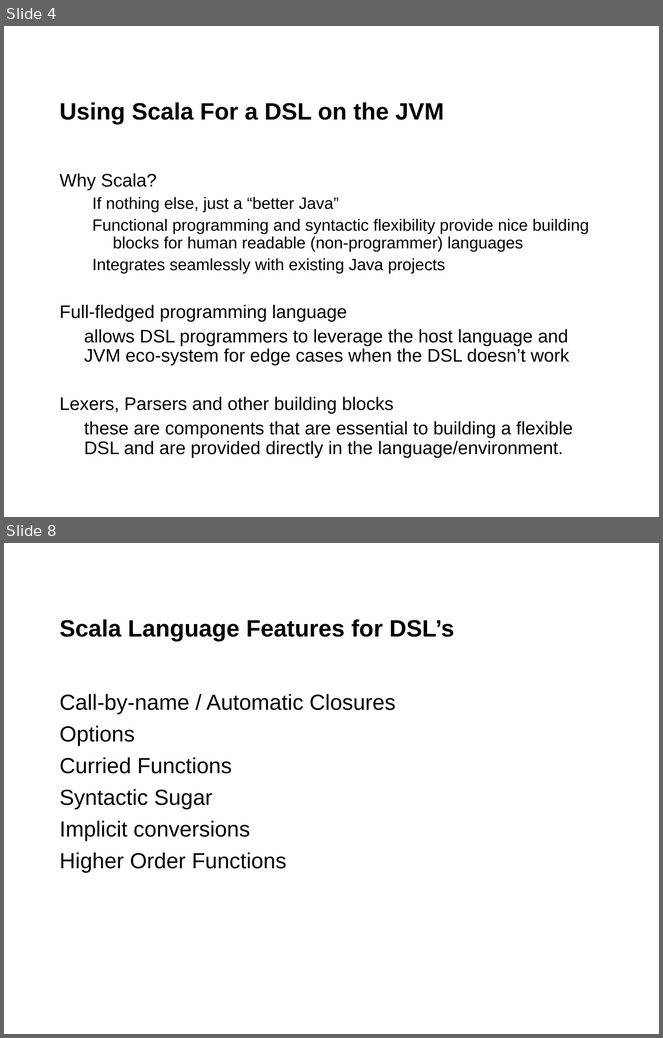
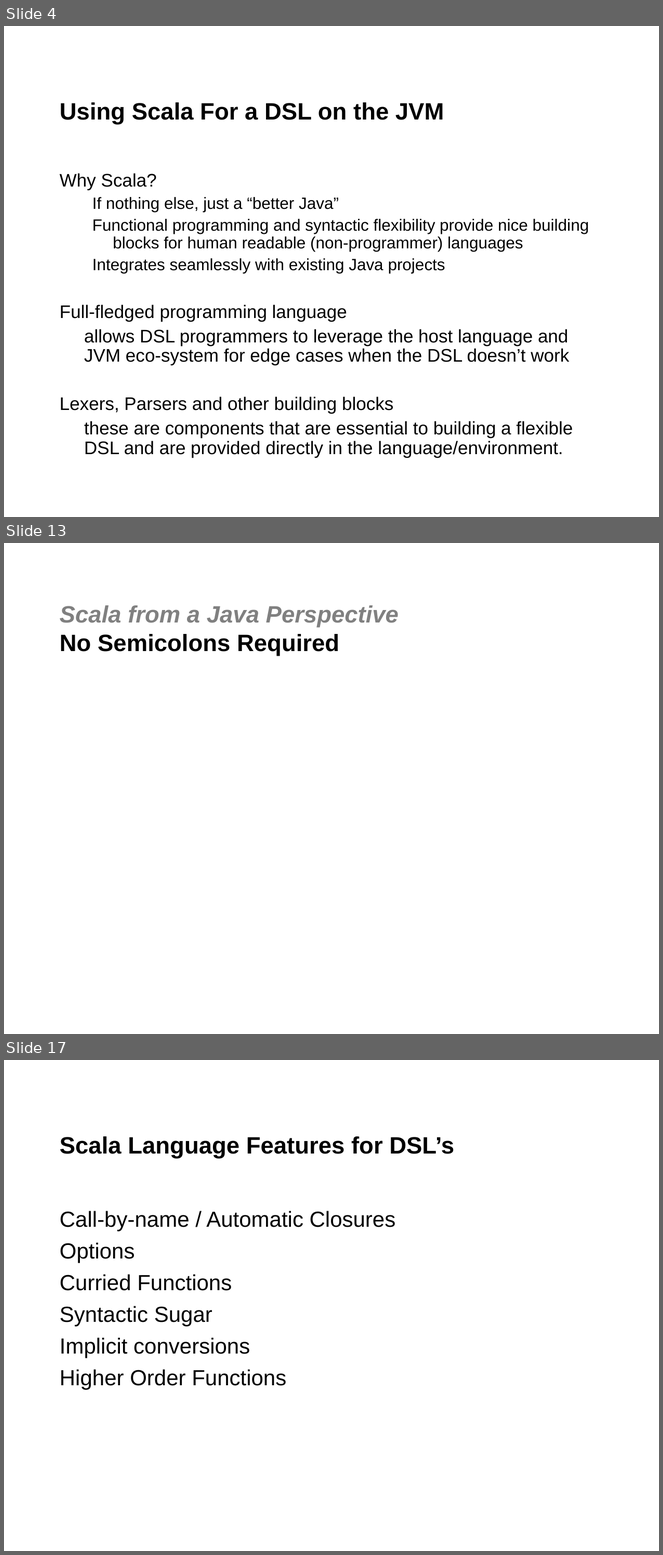
Before and after one commit to jgoodsen/agile2010, a slide deck: 03-scala.ppt. Shown one above the other, each under a label of ours: slides 4 and 8 before the commit, slides 4, 13 and 17 after it; the slides between them are not shown. The pictures are 663x1038 and 663x1555 pixels, drawn with LibreOffice and Linux fonts; fonts in the diff are those of the drawing; background and template pictures are left out. Boxes give left, top, right and bottom in pixels: in the first picture for what was removed or moved away, otherwise in the second. Text is boxed around its words. In the diff, an @@ line names an element or a change of style, - is before the commit and + after.

```diff
--- a/03-scala.ppt
+++ b/03-scala.ppt
@@ slide 13 added at box(4, 543, 659, 1034), background #FFFFFF @@
@@ title added at box(60, 605, 399, 656), 26 pt, text #808080, bold, italic @@
+Scala from a Java Perspective
+No Semicolons Required
@@ what was slide 8 is now slide 17 @@
```
Also in this commit, not shown: 3 slides changed, 8 other slides added, 5 other files.
